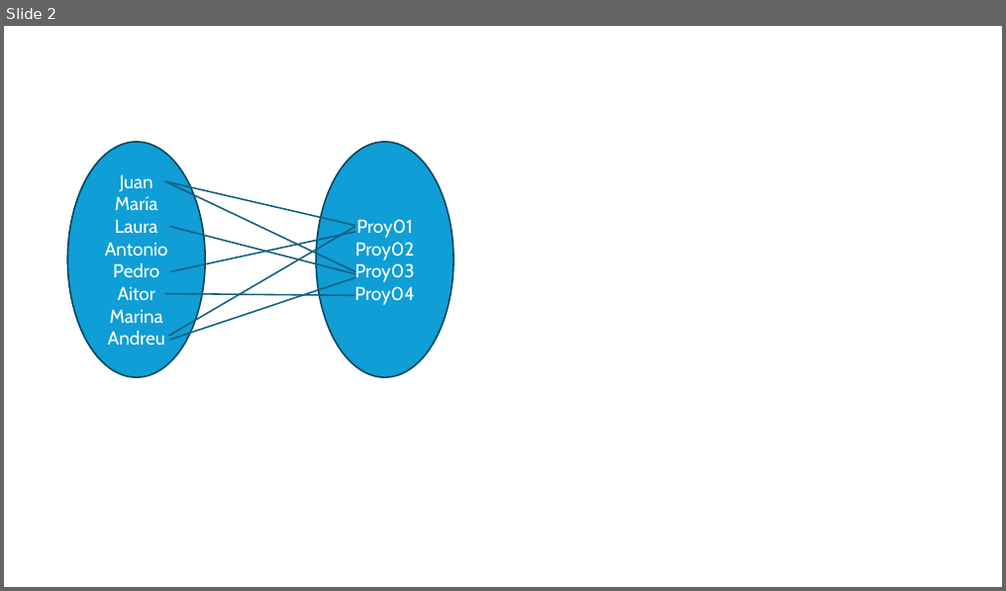
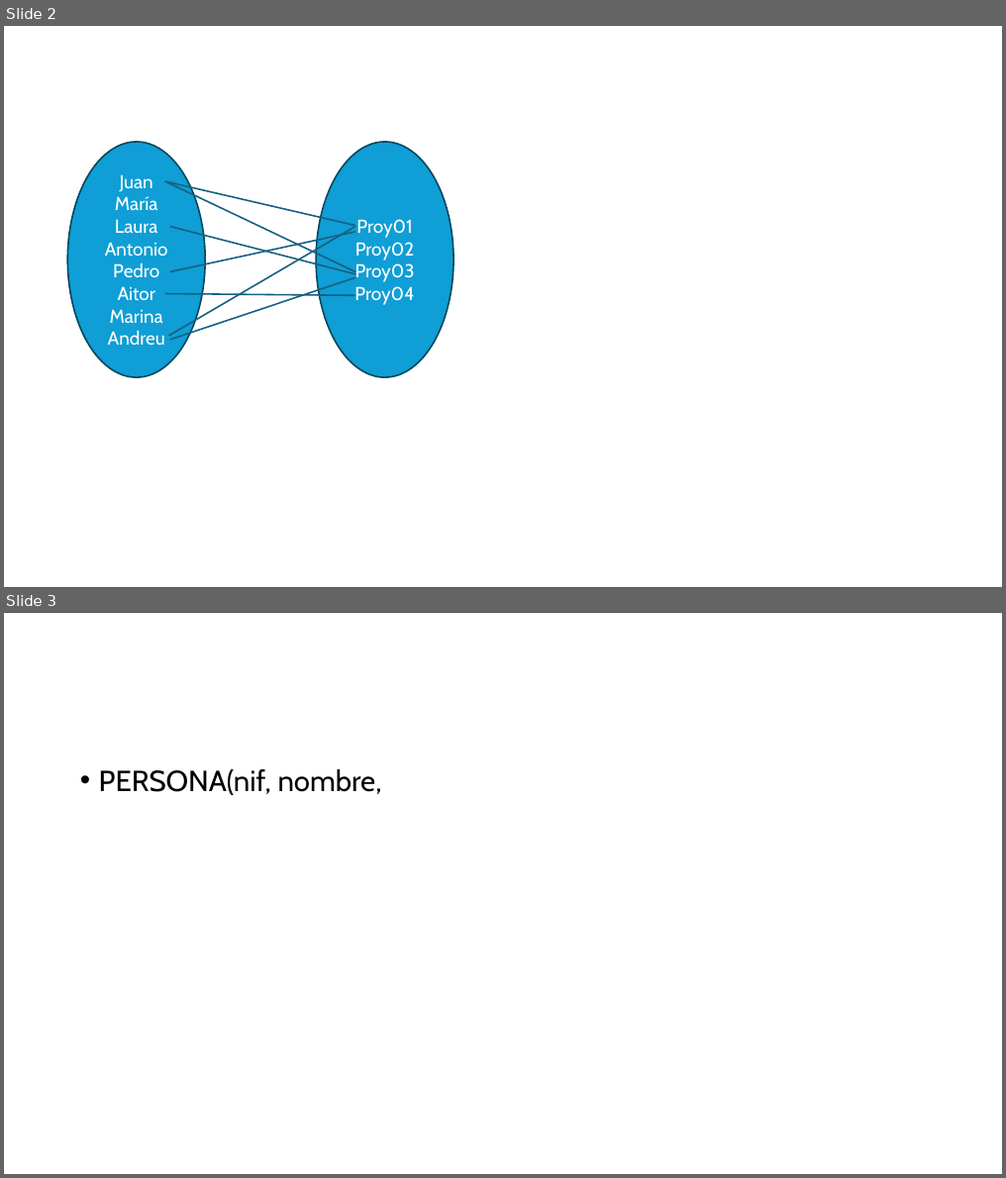
Before and after one commit to aitor-medrano/bd, a slide deck: resources/graficosBD.pptx. Shown one above the other, each under a label of ours: slide 2 before the commit, slides 2 and 3 after it. The pictures are 1006x591 and 1006x1178 pixels, drawn with LibreOffice and Linux fonts; fonts in the diff are those of the drawing. Boxes give left, top, right and bottom in pixels: in the first picture for what was removed or moved away, otherwise in the second. Text is boxed around its words. In the diff, an @@ line names an element or a change of style, - is before the commit and + after.

```diff
--- a/resources/graficosBD.pptx
+++ b/resources/graficosBD.pptx
@@ slide 3 added at box(4, 613, 1002, 1174), background #FFFFFF @@
@@ text added at box(99, 769, 382, 795), 28 pt, text #000000 @@
+• PERSONA(nif, nombre,
```
Also in this commit, not shown: 19 other files.
